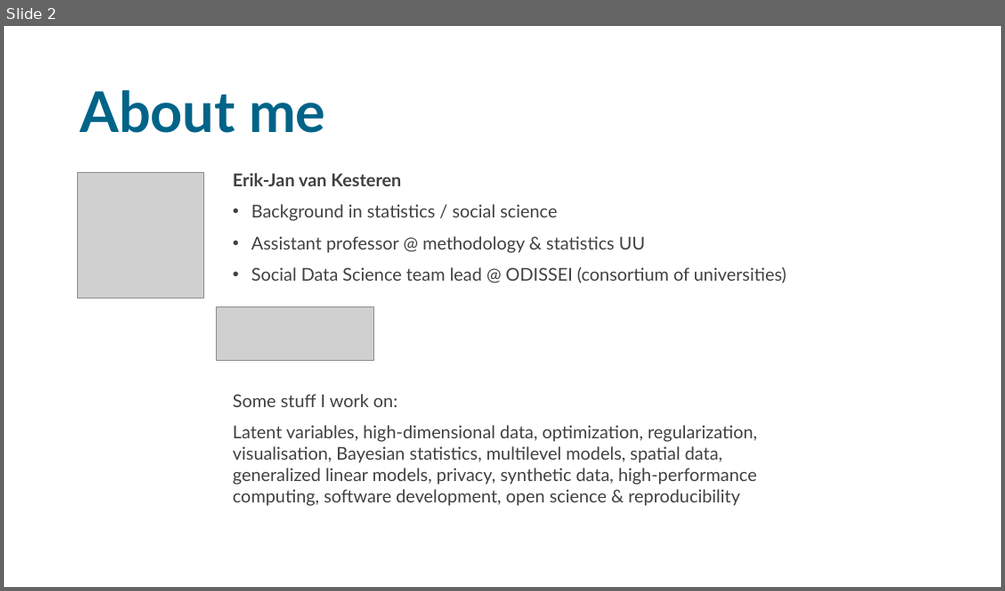
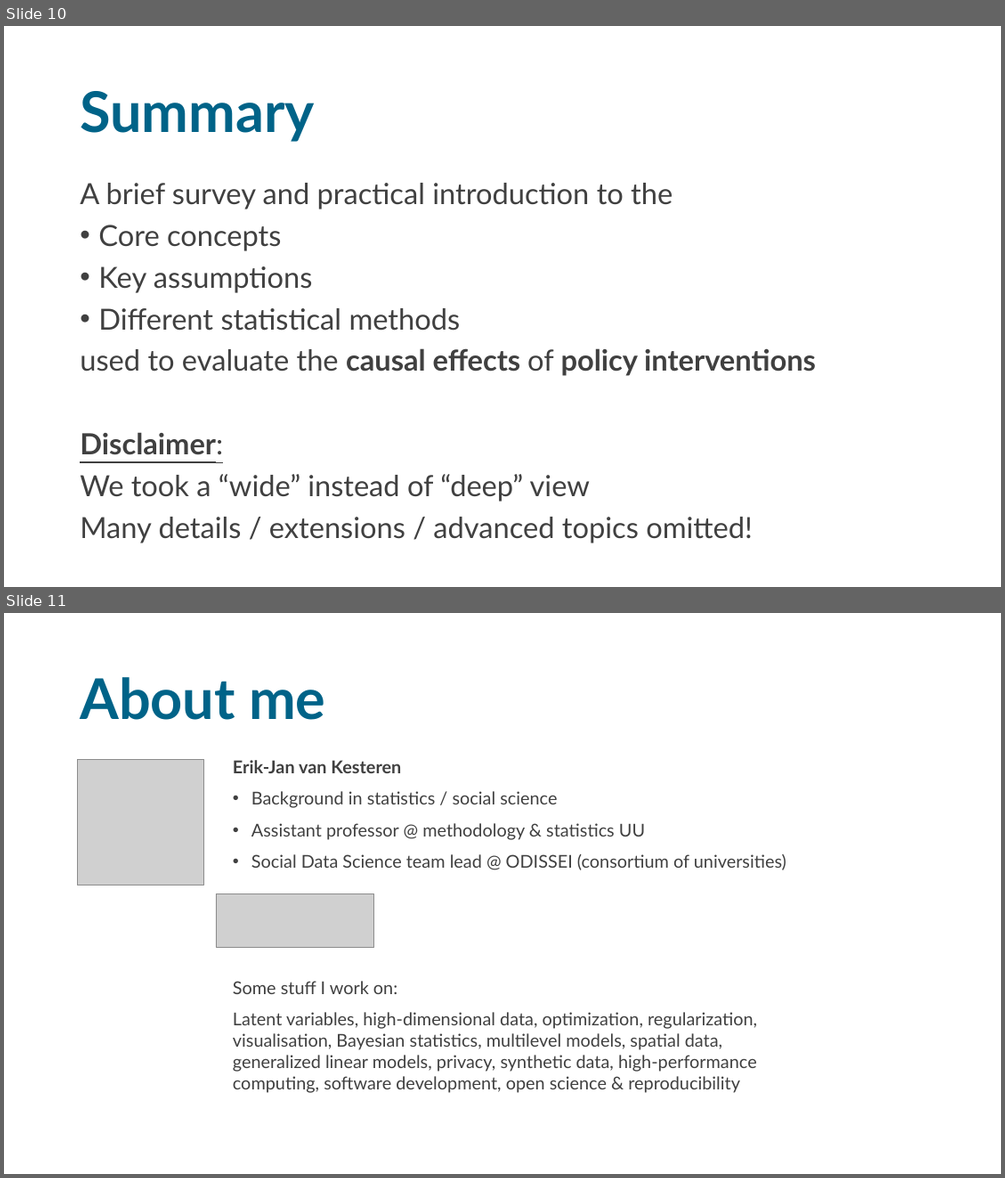
Before and after one commit to sodascience/workshop_causal_impact_assessment, a slide deck: lectures/05_discussion/discussion.pptx. Shown one above the other, each under a label of ours: slide 2 before the commit, slides 10 and 11 after it. The pictures are 1005x591 and 1005x1178 pixels, drawn with LibreOffice and Linux fonts; fonts in the diff are those of the drawing; grey boxes stand for pictures. Boxes give left, top, right and bottom in pixels: in the first picture for what was removed or moved away, otherwise in the second. Text is boxed around its words. In the diff, an @@ line names an element or a change of style, - is before the commit and + after.

```diff
--- a/lectures/05_discussion/discussion.pptx
+++ b/lectures/05_discussion/discussion.pptx
@@ slide 10 added at bbox=[4, 26, 1001, 587], background #FFFFFF @@
@@ title added at bbox=[80, 91, 315, 142], 54 pt, text #006388, bold @@
+Summary
@@ text added at bbox=[80, 183, 816, 543], 28 pt, text #404040 @@
+A brief survey and practical introduction to the
+• Core concepts
+• Key assumptions
+• Different statistical methods
+used to evaluate the causal effects of policy interventions
+Disclaimer:
+We took a “wide” instead of “deep” view
+Many details / extensions / advanced topics omitted!
@@ what was slide 2 is now slide 11 @@
```
Also in this commit, not shown: 9 other slides added, 2 slides removed, 8 other files.
